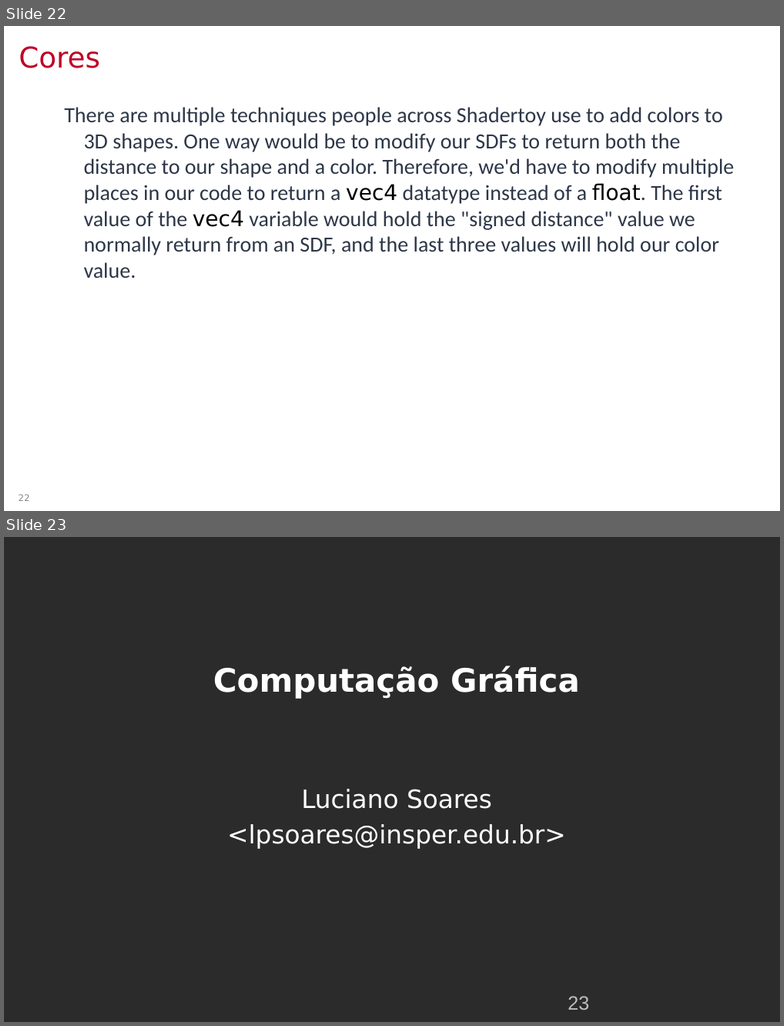
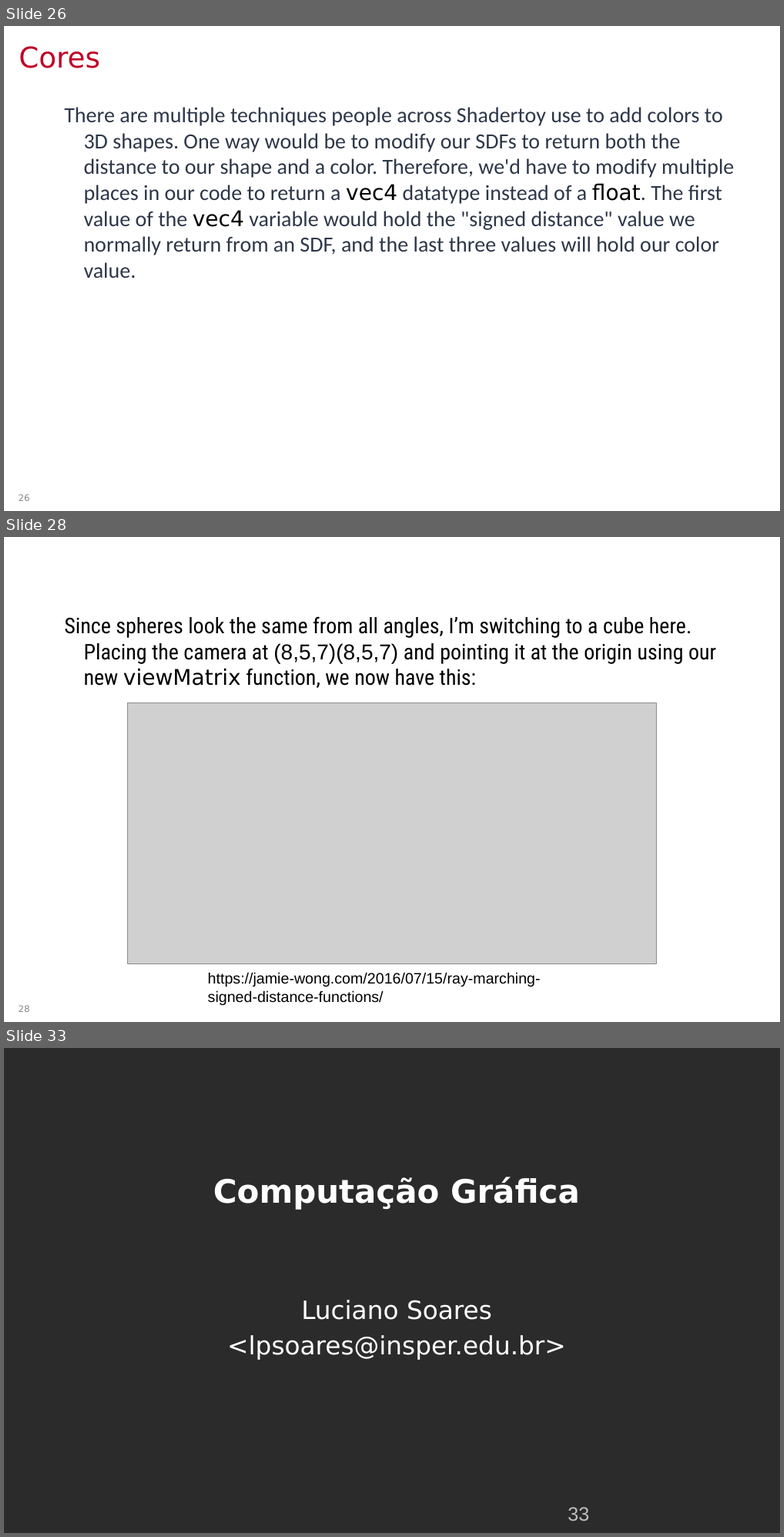
Before and after one commit to lpsoares/ComputacaoGrafica, a slide deck: content/aulas/23-ray_marching/aula23_ray_marching.pptx. Shown one above the other, each under a label of ours: slides 22 and 23 before the commit, slides 26, 28 and 33 after it; the slides between them are not shown. The pictures are 784x1026 and 784x1537 pixels, drawn with LibreOffice and Linux fonts; fonts in the diff are those of the drawing; grey boxes stand for pictures; background and template pictures are left out; a plain dark background stands for a picture behind light text. Boxes give left, top, right and bottom in pixels: in the first picture for what was removed or moved away, otherwise in the second. Text is boxed around its words. In the diff, an @@ line names an element or a change of style, - is before the commit and + after.

```diff
--- a/content/aulas/23-ray_marching/aula23_ray_marching.pptx
+++ b/content/aulas/23-ray_marching/aula23_ray_marching.pptx
@@ slide 28 added at bbox=[4, 537, 780, 1022], background #FFFFFF @@
@@ text added at bbox=[64, 616, 716, 688], 20 pt, text #000000 @@
+Since spheres look the same from all angles, I’m switching to a cube here. Placing the camera at (8,5,7)(8,5,7) and pointing it at the origin using our new viewMatrix function, we now have this:
@@ picture added at bbox=[127, 703, 656, 964] @@
@@ text added at bbox=[208, 972, 541, 1005], 14 pt, text #000000 @@
+https://jamie-wong.com/2016/07/15/ray-marching-signed-distance-functions/
@@ page number added at bbox=[19, 1005, 30, 1012], 8.3 pt, text #888888 @@
+28
@@ what was slide 22 is now slide 26 @@
@@ page number at bbox=[19, 494, 30, 501]: text changed @@
-22
+26
@@ what was slide 23 is now slide 33 @@
@@ page number at bbox=[568, 1507, 589, 1521]: text changed @@
-23
+33
```
Also in this commit, not shown: 1 slide changed, 9 other slides added, 4 other files.
